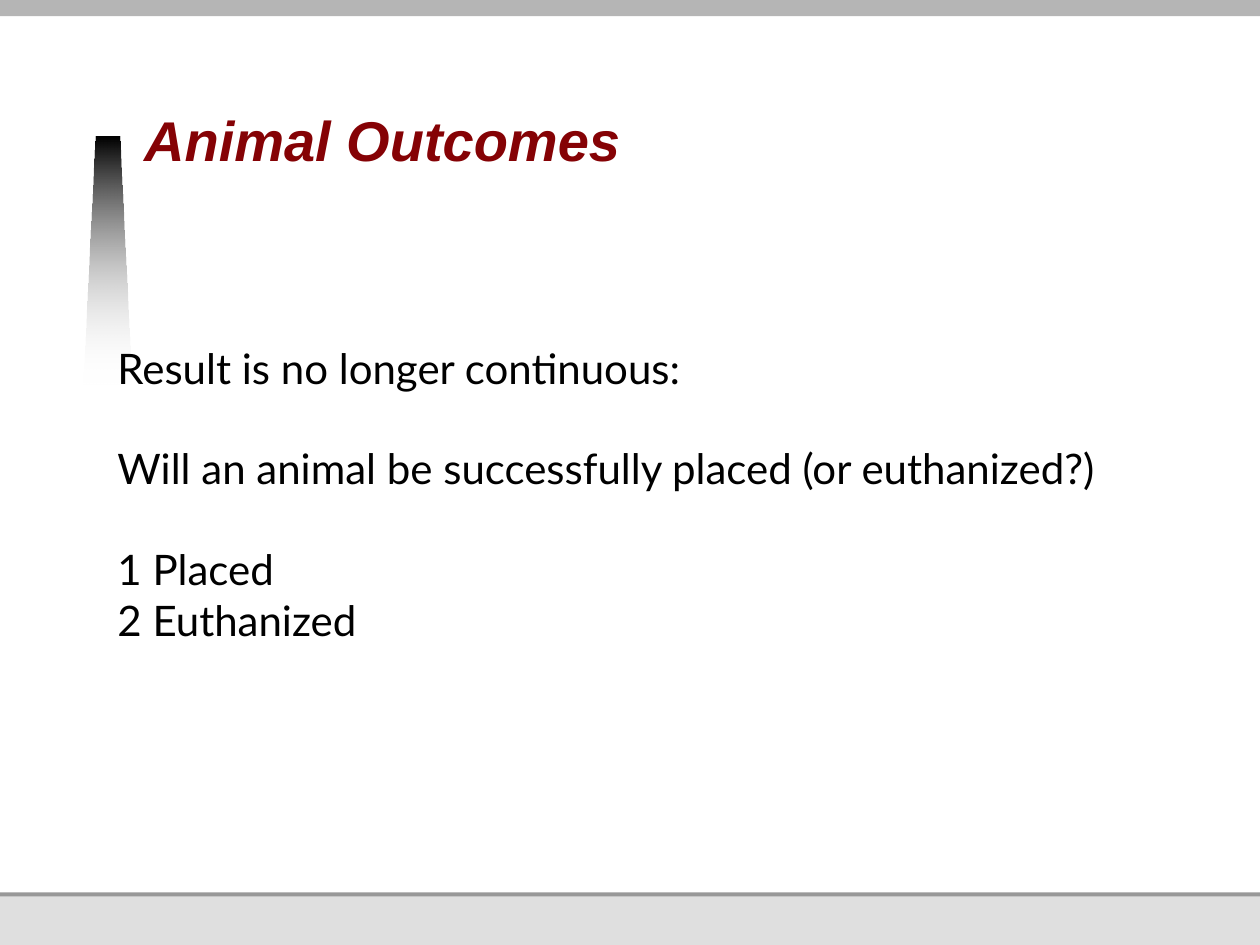
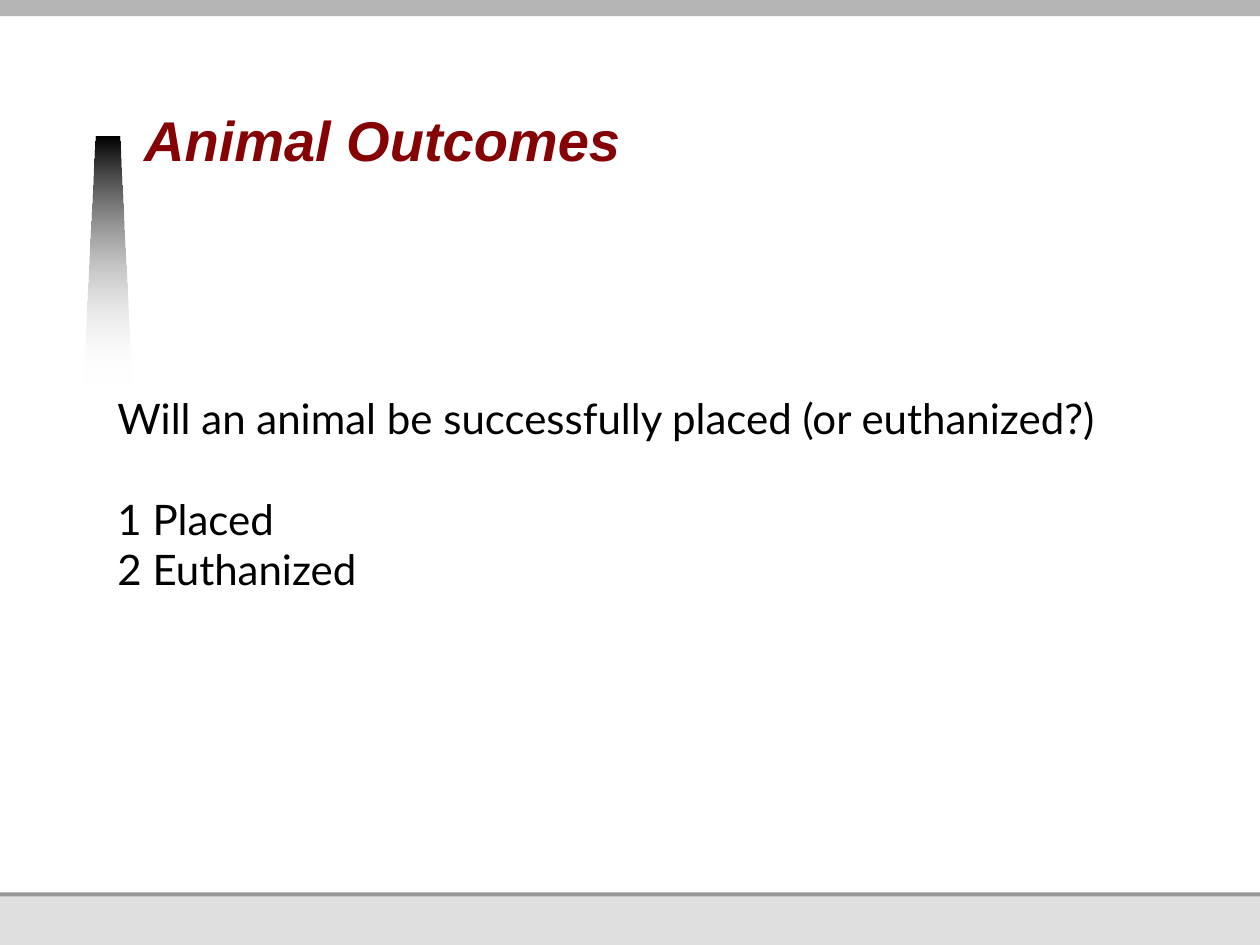
Before and after one commit to jmankoff/data, a slide deck: slide 14 of Lectures/17 Machine Learning II Naive Bayes and Decision Trees.pptx (slide 19 before the commit). Drawn at 1260x945 pixels with LibreOffice and Linux fonts; fonts in the diff are those of the drawing; background and template pictures are left out. Boxes give left, top, right and bottom in pixels: in the first picture for what was removed or moved away, otherwise in the second. Text is boxed around its words. In the diff, an @@ line names an element or a change of style, - is before the commit and + after.

```diff
--- a/Lectures/17 Machine Learning II Naive Bayes and Decision Trees.pptx
+++ b/Lectures/17 Machine Learning II Naive Bayes and Decision Trees.pptx
@@ text at (117, 353, 680, 392): paragraph removed @@
-Result is no longer continuous:
```
Also in this commit, not shown: 85 other slides changed, 6 slides added, 4 slides removed, 1 other file.
